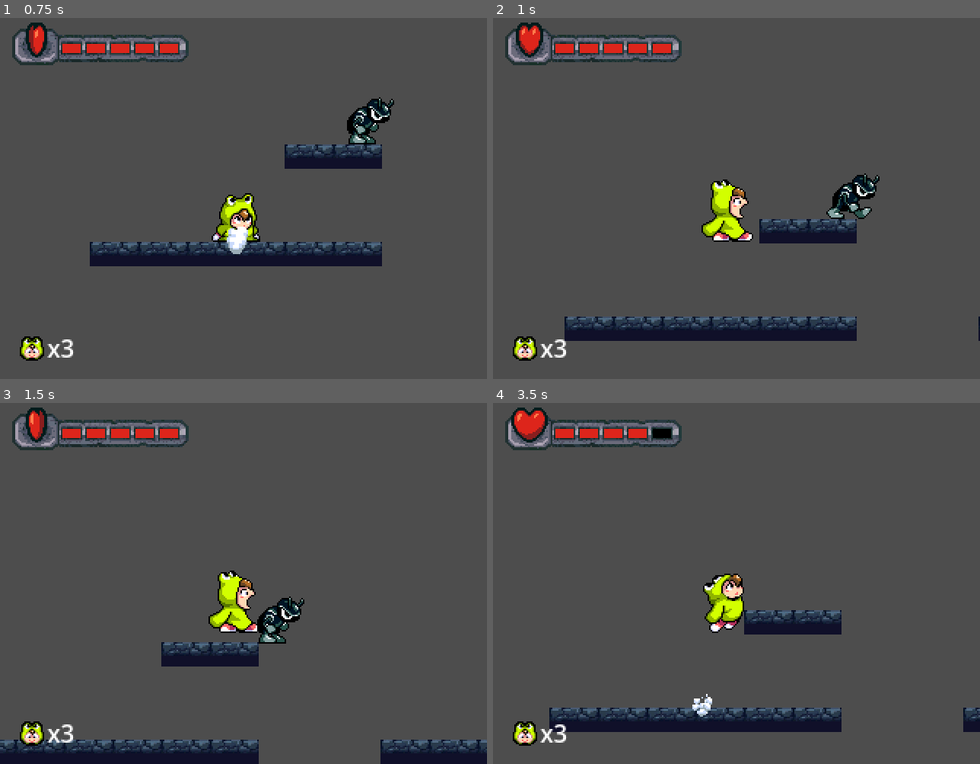
Above: before the commit, frames 1-4 (two rows, left to right).
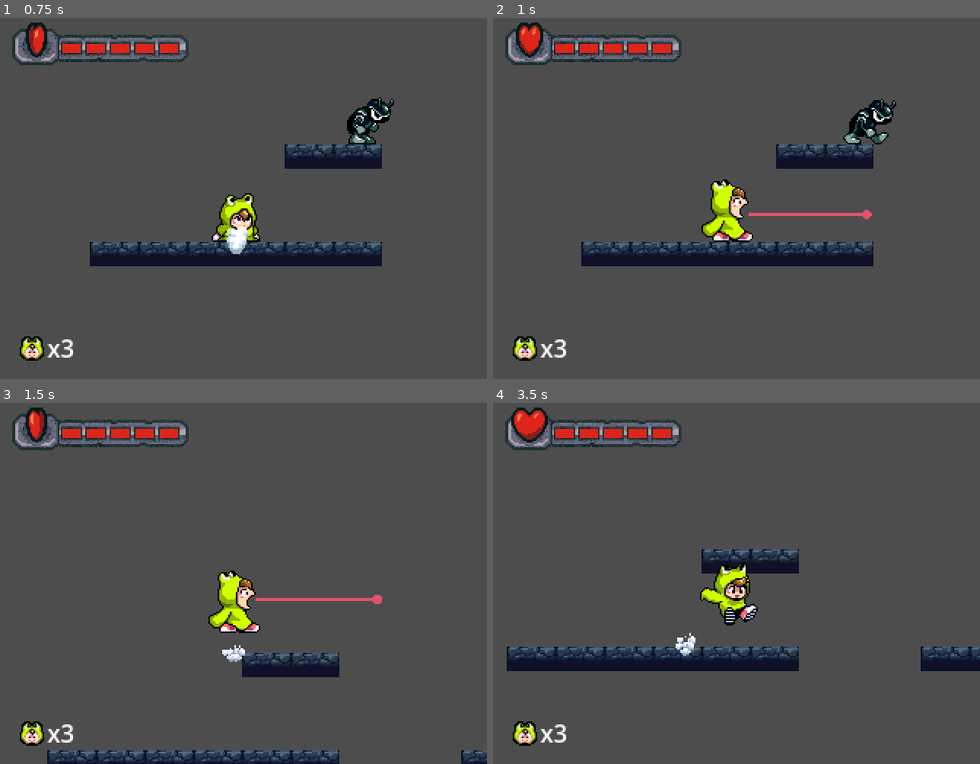
Above: after the commit, the same moments.

Repository: BlueElectric05/codename-kero
Game: Godot game, scene res://Scenes/Level/test.tscn
The game is run twice, just before and just after one commit, with the same random seed, the same clock (stepped at 60 frames per second) and the same inputs.
Inputs:
- Up to frame 1 (0.75 s): hold Right (right) from 0.53 s (still down); hold Down (kneel) from 0.53 s (still down)
- Up to frame 2 (1 s): keep holding Right (right); keep holding Down (kneel); tap A (hop) at 0.77 s; tap S (lick) at 0.8 s
- Up to frame 3 (1.5 s): keep holding Right (right); tap A (hop) at 1.07 s; release Down (kneel) at 1.28 s; tap S (lick) at 1.35 s
- Up to frame 4 (3.5 s): tap A (hop) at 1.52, 1.82, 2.85, 3.02, 3.32 s; tap E (swing, bound only after the commit) at 1.55, 2.1 s; release Right (right) at 2.03 s; hold Left (left) 2.03-2.78 s; hold A (hop) 2.03-2.78 s; hold Right (right) from 2.78 s (still down); tap Down (kneel) at 3.05 s

Frame 1 is identical in both runs. In frame 2, 12% of the frame differs, in the area x 14-100%, y 22-90%; in frame 3, 8.3%; in frame 4, 13%, in the area x 2-100%, y 7-92%.

Commit message:
feat: implement player character with new swing input action and attack aniamtion

Diff:
--- a/Scenes/Entities/Player.tscn
+++ b/Scenes/Entities/Player.tscn
@@ -318,6 +318,9 @@
 [sub_resource type="RectangleShape2D" id="RectangleShape2D_3kvya"]
 size = Vector2(15, 20)
 
+[sub_resource type="CircleShape2D" id="CircleShape2D_tongue"]
+radius = 6.0
+
 [node name="Player" type="CharacterBody2D" unique_id=1217367855]
 collision_mask = 48
 script = ExtResource("1_agccv")
@@ -373,4 +376,18 @@
 initial_velocity_min = 30.0
 initial_velocity_max = 30.0
 
+[node name="TongueRope" type="Line2D" parent="." unique_id=1779999760]
+visible = false
+width = 2.0
+default_color = Color(0.88, 0.33, 0.42, 1)
+
+[node name="TongueHitbox" type="Area2D" parent="." unique_id=1702405191]
+collision_layer = 0
+collision_mask = 32
+monitoring = false
+monitorable = false
+
+[node name="TongueShape" type="CollisionShape2D" parent="TongueHitbox" unique_id=596942241]
+shape = SubResource("CircleShape2D_tongue")
+
 [connection signal="timeout" from="Invulnerability" to="." method="_on_invulnerability_timeout"]
--- a/Scenes/Entities/animation.gd
+++ b/Scenes/Entities/animation.gd
@@ -52,15 +52,13 @@
 	if player_controller.is_knockback and not player_controller.is_on_floor():
 		return State.HURT
 
-	# Keep locking the state if the lick animation is actively playing
-	if current_state == State.LICK and animplay.is_playing():
+	# Keep locking the state if the player is actively attacking or swinging
+	if player_controller.is_attacking or player_controller.is_swinging:
 		return State.LICK
 
 	# Grounded States
 	if player_controller.is_on_floor():
-		if Input.is_action_just_pressed("lick") and player_controller.roll_instance == null:
-			return State.LICK
-		elif player_controller.is_kneeling:
+		if player_controller.is_kneeling:
 			return State.KNEEL
 		elif player_controller.direction != 0:
 			return State.WALK
@@ -68,9 +66,7 @@
 			return State.IDLE
 	# Airborne States
 	else:
-		if Input.is_action_just_pressed("lick") and player_controller.roll_instance == null:
-			return State.LICK
-		elif player_controller.velocity.y < 0:
+		if player_controller.velocity.y < 0:
 			return State.HOP
 		else:
 			return State.FALL
--- a/Scenes/Entities/basicenemy.gd
+++ b/Scenes/Entities/basicenemy.gd
@@ -41,23 +41,23 @@
 
 
 		if is_moving:
-			animation.play("walk")
+			play_anim("walk")
 			velocity.x = direction * SPEED
 		elif not is_moving and hp <= 0:
-			animation.play("hurt")
-			hitbox.disabled = true
+			play_anim("hurt")
+			hitbox.set_deferred("disabled", true)
 		else:
-			animation.play("idle")
+			play_anim("idle")
 			velocity.x = 0
 
 	move_and_slide()
 
 	if knockback_time == 0 and not hitbox.disabled:
 		animation.visible = true
-		hitbox.disabled = false
+		hitbox.set_deferred("disabled", false)
 
 	if hp == 0:
-		collision_shape.disabled = true
+		collision_shape.set_deferred("disabled", true)
 
 func _on_timerwalk_timeout():
 	is_moving = false
@@ -72,7 +72,7 @@
 	timerstop.stop()
 
 func reduceHp():
-	animation.play("hurt")
+	play_anim("hurt")
 	hp -= 1
 	if hp > 0:
 		knockback()
@@ -83,14 +83,14 @@
 	knockback_time = KNOCKBACK_DURATION
 	blink_timer = BLINK_INTERVAL
 	velocity.x = -direction * KNOCKBACK_FORCE
-	hitbox.disabled = true
+	hitbox.set_deferred("disabled", true)
 
 func dead():
-	hitbox.disabled = true
+	hitbox.set_deferred("disabled", true)
 	knockback()
-	animation.play("hurt")
+	play_anim("hurt")
 	if hp <= 0:
-		hitbox.disabled = true
+		hitbox.set_deferred("disabled", true)
 		is_moving = false
 
 
@@ -101,3 +101,11 @@
 func _on_area_2d_body_entered(body: Node2D) -> void:
 	if body.name == "Player" :
 		body.reduceHP()
+
+func play_anim(anim_name: String) -> void:
+	if animation.sprite_frames.has_animation(anim_name):
+		animation.play(anim_name)
+	elif anim_name == "hurt" and animation.sprite_frames.has_animation("captured"):
+		animation.play("captured")
+	else:
+		animation.play("idle")
--- a/Scenes/Entities/player.gd
+++ b/Scenes/Entities/player.gd
@@ -5,7 +5,7 @@
 # STATE
 # ==========================================
 
-enum State { IDLE, MOVE, AIR, KNEEL, ATTACK, KO }
+enum State { IDLE, MOVE, AIR, KNEEL, ATTACK, KO, SWING }
 var current_state: State = State.IDLE
 
 # ==========================================
@@ -17,12 +17,18 @@
 @onready var inv_timer: Timer = $Invulnerability
 @onready var anim_player: AnimationPlayer = $Animation/AnimationPlayer
 @onready var charge: CPUParticles2D = $charge
+@onready var tongue_rope: Line2D = $TongueRope
+@onready var tongue_hitbox: Area2D = $TongueHitbox
 
 # ==========================================
 # TUNING / EXPORTS
 # ==========================================
 
 @export var SPEED: int = 140
+@export var max_tongue_length: float = 80.0
+@export var tongue_attack_duration: float = 0.3
+@export var max_swing_distance: float = 120.0
+@export var swing_acceleration: float = 450.0
 @export var SPEED_BLOATED: int = 80
 @export var JUMP_VELOCITY: int = -400
 @export var CHARGED_JUMP_VELOCITY: int = -600
@@ -57,6 +63,14 @@
 var was_in_air: bool = false
 var can_jump: bool = true
 var is_attacking: bool = false
+var _hit_enemies_this_attack: Array = []
+var tongue_attack_timer: float = 0.0
+
+var is_swinging: bool = false
+var swing_anchor: Vector2 = Vector2.ZERO
+var rope_length: float = 0.0
+var _swing_timer: float = 0.0
+var has_swung_this_jump: bool = false
 var on_platform_layer: bool = false
 var is_ko: bool = false
 var is_invulnerable: bool = false
@@ -75,13 +89,31 @@
 	inv_timer.wait_time = INVULN_TIME
 	inv_timer.one_shot = true
 	inv_timer.timeout.connect(_on_invuln_timer_timeout)
+	tongue_hitbox.body_entered.connect(_on_tongue_body_entered)
 
 func _physics_process(delta: float) -> void:
 	# 1. GLOBAL CHECKS (happen regardless of state)
 	handle_respawn()
-	apply_gravity()
+	if is_on_floor():
+		has_swung_this_jump = false
+	if not is_swinging:
+		apply_gravity()
 	update_inputs()
 	check_one_way_platforms()
+
+	# --- Lick & Swing Input Check ---
+	if not is_ko and roll_instance == null:
+		if not is_attacking and not is_swinging:
+			if Input.is_action_just_pressed("lick"):
+				_start_tongue_attack()
+			elif Input.is_action_just_pressed("swing") or Input.is_key_pressed(KEY_E):
+				_try_start_swing()
+
+	if is_attacking:
+		_update_tongue_attack(delta)
+	elif is_swinging:
+		_swing_timer += delta
+		_draw_swing_tongue()
 
 	# --- Code-Based Blinking Mechanism ---
 	if is_invulnerable and anim_player.current_animation != "hurt" and hp > 0:  # Only blink if not playing a specific invulnerability animation
@@ -116,6 +148,8 @@
 			state_attack()
 		State.KO:
 			state_ko()
+		State.SWING:
+			state_swing(delta)
 
 	if was_in_air and current_state != State.AIR:
 		_on_landed()
@@ -199,6 +233,12 @@
 func update_state_transitions() -> void:
 	if current_state == State.KO:
 		return
+	if is_swinging:
+		current_state = State.SWING
+		return
+	if is_attacking:
+		current_state = State.ATTACK
+		return
 	if not is_on_floor():
 		current_state = State.AIR
 	elif is_kneeling:
@@ -210,6 +250,9 @@
 
 func update_inputs() -> void:
 	if is_knockback:
+		direction = 0
+		return
+	if is_attacking:
 		direction = 0
 		return
 
@@ -306,3 +349,196 @@
 
 func _on_coyote_timer_timeout() -> void:
 	can_jump = false
+
+# ==========================================
+# TONGUE ATTACK & SWING MECHANICS
+# ==========================================
+
+func _start_tongue_attack() -> void:
+	is_attacking = true
+	tongue_attack_timer = 0.0
+	_hit_enemies_this_attack.clear()
+	tongue_hitbox.monitoring = true
+	tongue_rope.visible = true
+	AudioManager.play_unique(AudioManager.swallow)
+
+func _update_tongue_attack(delta: float) -> void:
+	tongue_attack_timer += delta
+	var progress := tongue_attack_timer / tongue_attack_duration
+	if progress >= 1.0:
+		_end_tongue_attack()
+		return
+
+	var mouth_pos := get_mouth_local_position()
+	var target_offset := Vector2(max_tongue_length * last_facing, 0.0)
+	var tongue_target_pos := mouth_pos + target_offset
+
+	var ext_point := Vector2.ZERO
+	if progress < 0.4:
+		var ratio := progress / 0.4
+		ext_point = mouth_pos.lerp(tongue_target_pos, ratio)
+	elif progress < 0.6:
+		ext_point = tongue_target_pos
+	else:
+		var ratio := (1.0 - progress) / 0.4
+		ext_point = mouth_pos.lerp(tongue_target_pos, max(0.0, ratio))
+
+	tongue_rope.points = PackedVector2Array([mouth_pos, ext_point])
+	tongue_hitbox.position = ext_point
+	queue_redraw()
+
+func _end_tongue_attack() -> void:
+	is_attacking = false
+	tongue_hitbox.monitoring = false
+	tongue_rope.visible = false
+	queue_redraw()
+
+func _on_tongue_body_entered(body: Node2D) -> void:
+	if body == self:
+		return
+	if body in _hit_enemies_this_attack:
+		return
+	_hit_enemies_this_attack.append(body)
+	if body.has_method("reduceHp"):
+		body.reduceHp()
+
+func _try_start_swing() -> void:
+	if is_on_floor():
+		print("[SWING] Cannot swing while on the floor.")
+		return
+	if has_swung_this_jump:
+		print("[SWING] Already swung during this jump. Reset on floor contact.")
+		return
+
+	print("[SWING] Attempting swing. Player position: ", global_position)
+	var anchor = get_closest_swing_point()
+	if anchor != Vector2.ZERO:
+		is_swinging = true
+		has_swung_this_jump = true
+		_swing_timer = 0.0
+		swing_anchor = anchor
+		rope_length = global_position.distance_to(swing_anchor)
+		rope_length = clamp(rope_length, 40.0, max_swing_distance)
+		print("[SWING] Grappled! Anchor at: ", swing_anchor, " rope_length: ", rope_length)
+		AudioManager.play_unique(AudioManager.swallow)
+	else:
+		print("[SWING] No close swing point anchor found within range.")
+
+func _update_swing(delta: float) -> void:
+	velocity.y += GRAVITY * delta
+	var rope_vector = global_position - swing_anchor
+	var distance = rope_vector.length()
+
+	if direction != 0:
+		var tangent = Vector2(-rope_vector.y, rope_vector.x).normalized()
+		if tangent.dot(Vector2(direction, 0)) < 0:
+			tangent = -tangent
+		velocity += tangent * swing_acceleration * delta
+
+	if distance >= rope_length:
+		global_position = swing_anchor + rope_vector.normalized() * rope_length
+		var direction_to_anchor = -rope_vector.normalized()
+		var radial_vel = velocity.dot(direction_to_anchor)
+		if radial_vel < 0:
+			velocity -= radial_vel * direction_to_anchor
+
+func _draw_swing_tongue() -> void:
+	var mouth_pos := get_mouth_local_position()
+	tongue_rope.points = PackedVector2Array([mouth_pos, to_local(swing_anchor)])
+	tongue_rope.visible = true
+
+func _release_swing(boost: bool) -> void:
+	print("[SWING] Releasing swing hook.")
+	is_swinging = false
+	tongue_rope.visible = false
+	if boost:
+		velocity.y = JUMP_VELOCITY * 0.85
+		velocity.x += last_facing * 120.0
+	can_jump = true
+	current_state = State.AIR
+
+func state_swing(delta: float) -> void:
+	_update_swing(delta)
+
+	# Release swing immediately if player lands on the floor or swings above the anchor
+	if is_on_floor() or global_position.y < swing_anchor.y - 10.0:
+		_release_swing(false)
+		return
+
+	# Release swing if hop action is pressed, OR if swing action is pressed, OR if raw key E is pressed after a minor buffer
+	var release_pressed := Input.is_action_just_pressed("hop") or Input.is_action_just_pressed("swing")
+	if not release_pressed and Input.is_key_pressed(KEY_E) and _swing_timer > 0.2:
+		release_pressed = true
+
+	if release_pressed:
+		_release_swing(true)
+
+func get_closest_swing_point() -> Vector2:
+	var player_pos = global_position
+	var start_pos = global_position + get_mouth_local_position()
+	var closest_pos = Vector2.ZERO
+	var min_dist = 999999.0
+
+	var space_state := get_world_2d().direct_space_state
+
+	# 1. Search manual SwingPoint group nodes (like in Tutorial)
+	var swing_nodes := get_tree().get_nodes_in_group("swing_point")
+	for swing_node in swing_nodes:
+		var shapes = swing_node.find_children("*", "CollisionShape2D", true, false)
+		for child in shapes:
+			if player_pos.y < child.global_position.y - 10.0:
+				continue
+			var dist = player_pos.distance_to(child.global_position)
+			if dist < min_dist:
+				# Cast a ray to verify line of sight (Terrain layer is 16)
+				var query = PhysicsRayQueryParameters2D.create(start_pos, child.global_position, 16)
+				var result = space_state.intersect_ray(query)
+				if result.is_empty():
+					min_dist = dist
+					closest_pos = child.global_position
+
+	# 2. Search TileMapLayer for painted Swingqodrul tiles dynamically
+	var tilemap = get_parent().find_child("TileMapLayer", true, false) if get_parent() else null
+	if tilemap and tilemap.tile_set:
+		var tileset = tilemap.tile_set
+		var swing_sources := []
+		for i in range(tileset.get_source_count()):
+			var source_id = tileset.get_source_id(i)
+			var source = tileset.get_source(source_id)
+			if source is TileSetAtlasSource:
+				var tex = source.texture
+				if tex and tex.resource_path.contains("Swingqodrul"):
+					swing_sources.append(source_id)
+
+		if swing_sources.size() > 0:
+			for cell in tilemap.get_used_cells():
+				var source_id = tilemap.get_cell_source_id(cell)
+				if source_id in swing_sources:
+					var local_pos = tilemap.map_to_local(cell)
+					local_pos.y += 8.0  # Align to the bottom visual hook point
+					var global_pos = tilemap.to_global(local_pos)
+					if player_pos.y < global_pos.y - 10.0:
+						continue
+					var dist = player_pos.distance_to(global_pos)
+					if dist < min_dist:
+						# Cast a ray to verify line of sight (Terrain layer is 16)
+						var query = PhysicsRayQueryParameters2D.create(start_pos, global_pos, 16)
+						var result = space_state.intersect_ray(query)
+						if result.is_empty():
+							min_dist = dist
+							closest_pos = global_pos
+
+	if min_dist <= max_swing_distance:
+		print("[SWING] Success! Closest anchor found at: ", closest_pos, " dist: ", min_dist)
+		return closest_pos
+
+	print("[SWING] Closest swing point is too far, blocked by terrain, or player is above it. Distance: ", min_dist)
+	return Vector2.ZERO
+
+func get_mouth_local_position() -> Vector2:
+	var offset_x := 8.0 if last_facing == 1 else -8.0
+	return Vector2(offset_x, -18.0)
+
+func _draw() -> void:
+	if is_attacking and tongue_rope.visible and tongue_rope.points.size() > 1:
+		draw_circle(tongue_rope.points[1], 3.0, Color(0.88, 0.33, 0.42, 1))
--- a/project.godot
+++ b/project.godot
@@ -25,7 +25,7 @@
 AudioManager="*uid://b2l0keqjnbx3m"
 Global="*uid://vgoflfydpesl"
 Particles="*uid://b0l8ou4wf0sjc"
-GameState="*uid://l7x1hsgu70xm"
+GameState="*res://Global/game_state.gd"
 
 [display]
 
@@ -57,6 +57,11 @@
 "events": [Object(InputEventKey,"resource_local_to_scene":false,"resource_name":"","device":-1,"window_id":0,"alt_press …(192 unchanged characters)…
 ]
 }
+swing={
+"deadzone": 0.2,
+"events": [Object(InputEventKey,"resource_local_to_scene":false,"resource_name":"","device":-1,"window_id":0,"alt_pressed":false,"shift_pressed":false,"ctrl_pressed":false,"meta_pressed":false,"pressed":false,"keycode":0,"physical_keycode":69,"key_label":0,"unicode":101,"location":0,"echo":false,"script":null)
+]
+}
 kneel={
 "deadzone": 0.2,
 "events": [Object(InputEventKey,"resource_local_to_scene":false,"resource_name":"","device":-1,"window_id":0,"alt_press …(195 unchanged characters)…
